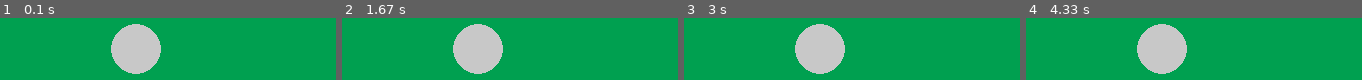
Above: before the commit, frames 1-4 (left to right).
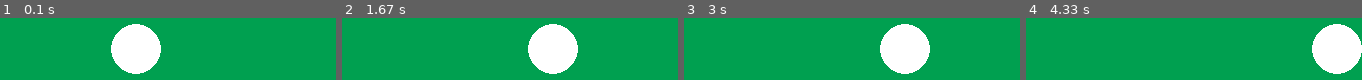
Above: after the commit, the same moments.

Repository: TheGoldKay/pygame-projects
Game: pygame game, started from falling_over/main.py
The game is run twice, just before and just after one commit, with the same random seed, the same clock (stepped at 60 frames per second) and the same inputs.
Inputs:
- Up to frame 1 (0.1 s): no input
- Up to frame 2 (1.67 s): hold Right 0.33-0.8 s; hold Right 0.83-1.3 s; hold A from 1.33 s (still down)
- Up to frame 3 (3 s): release A at 1.87 s; hold Left 1.9-2.3 s; hold D 2.33-2.97 s
- Up to frame 4 (4.33 s): hold Left 3-3.47 s; hold D 3.5-3.97 s; hold Right from 4 s (still down)

The runs differ from the first frame. In frame 1, 9.2% of the frame differs, in the area x 33-48%, y 9-91%; in frame 2, 18%, in the area x 33-71%, y 9-91%; in frame 3, 18%; in frame 4, 18%.

Commit message:
ball movement

Diff:
--- a/falling_over/main.py
+++ b/falling_over/main.py
@@ -1,7 +1,12 @@
+from tkinter import LEFT
+from matplotlib.backend_bases import DrawEvent
+from matplotlib.sankey import RIGHT
 import pygame as pg
 import sys
 
 pg.init()
+
+FPS = 60
 
 WIN_WIDTH = 400
 WIN_HEIGHT = 800
@@ -11,30 +16,58 @@
 CIRCLE_CX = WIN_WIDTH / 2
 CIRCLE_CY = (WIN_HEIGHT / 2) + (WIN_HEIGHT / 4)
 CIRCLE_COLOR = (200, 200, 200)
+CIRCLE_SPEED = 5
 
 def makeCircle(r, cx, cy):
-  circle = pg.rect.Rect(0, 0, r * 2, r * 2)
+  circle = pg.Rect(0, 0, r * 2, r * 2)
   circle.center = cx, cy
   return circle
 
+def drawDisplay(win, circle):
+  win.fill(BG_COLOR)
+  pg.draw.circle(win, "white", circle.center, CIRCLE_RADIUS)
+  pg.display.update()
 
+def moveCircle(circle, left, right):
+  if left:
+    circle.x -=  CIRCLE_SPEED
+    LEFT = True
+  elif right:
+    circle.x += CIRCLE_SPEED
+    RIGHT = True
+  if circle.x <= 0:
+    circle.x = 0
+  elif circle.x + CIRCLE_RADIUS * 2 >= WIN_WIDTH:
+    circle.x = WIN_WIDTH - CIRCLE_RADIUS * 2
+  return circle
 
 def main():
+  clock = pg.time.Clock()
   circle = makeCircle(CIRCLE_RADIUS, CIRCLE_CX, CIRCLE_CY)
   pg.display.init()
   screen = pg.display.set_mode((WIN_WIDTH, WIN_HEIGHT))
-  while True:
-    screen.fill(BG_COLOR)
+  RIGHT = False
+  LEFT = False
+  run = True
+  while run:
+    clock.tick(FPS)
     for event in pg.event.get():
       if event.type == pg.QUIT:
-        pg.quit()
-        sys.exit()
+        run = False
       elif event.type == pg.KEYDOWN:
         if event.key == pg.K_ESCAPE:
-          pg.quit()
-          sys.exit()
-    pg.draw.circle(screen, CIRCLE_COLOR, circle.center, CIRCLE_RADIUS)
-    pg.display.flip()
+          run = False
+        elif event.key in (pg.K_a, pg.K_LEFT):
+          LEFT = True
+        elif event.key in (pg.K_d, pg.K_RIGHT):
+          RIGHT = True
+      elif event.type == pg.KEYUP:
+        LEFT = False
+        RIGHT = False
+    circle = moveCircle(circle, LEFT, RIGHT)
+    drawDisplay(screen, circle)
+  pg.quit()
+  sys.exit()
 
 
 
